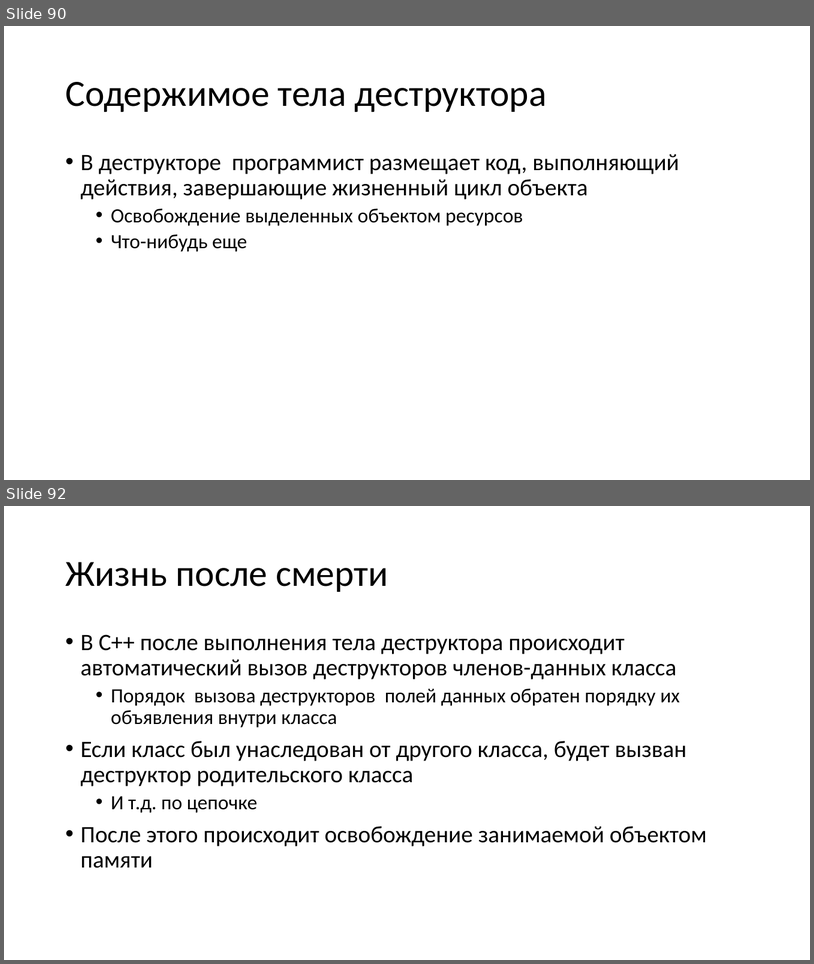
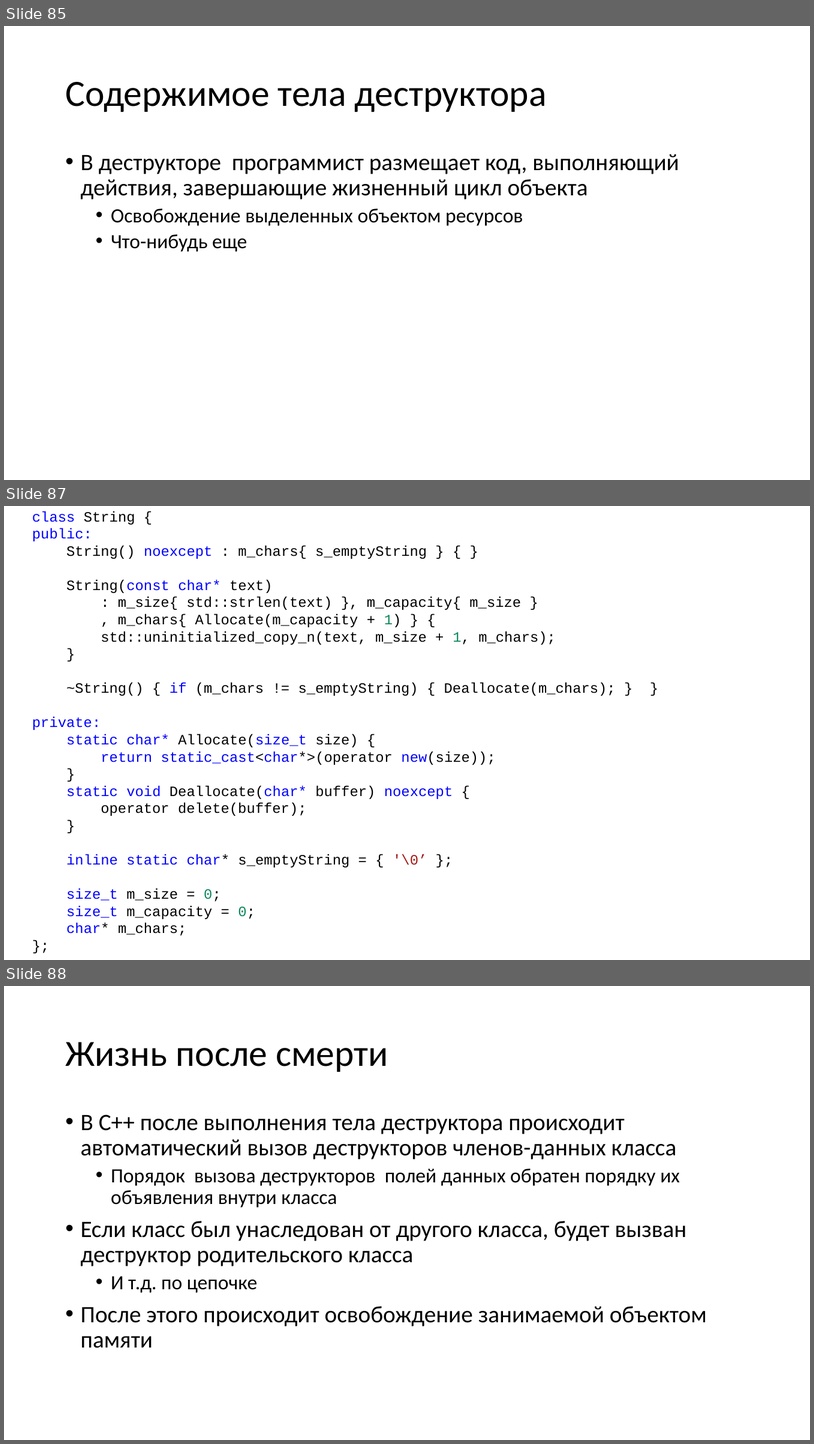
Before and after one commit to alexey-malov/oop, a slide deck: lectures/02/Основы ООП.pptx. Shown one above the other, each under a label of ours: slides 90 and 92 before the commit, slides 85, 87 and 88 after it; the slides between them are not shown. The pictures are 814x964 and 814x1444 pixels, drawn with LibreOffice and Linux fonts; fonts in the diff are those of the drawing. Boxes give left, top, right and bottom in pixels: in the first picture for what was removed or moved away, otherwise in the second. Text is boxed around its words. In the diff, an @@ line names an element or a change of style, - is before the commit and + after.

```diff
--- a/lectures/02/Основы ООП.pptx
+++ b/lectures/02/Основы ООП.pptx
@@ slide 87 added at box(4, 506, 810, 960), background #FFFFFF @@
@@ text added at box(32, 511, 616, 936), 17 pt, text #000000 @@
+class String {
+public:
+String() noexcept : m_chars{ s_emptyString } { }
+String(const char* text)
+: m_size{ std::strlen(text) }, m_capacity{ m_size }
+, m_chars{ Allocate(m_capacity + 1) } {
+std::uninitialized_copy_n(text, m_size + 1, m_chars);
+}
+~String() { if (m_chars != s_emptyString) { Deallocate(m_chars); } }
+private:
+static char* Allocate(size_t size) {
+return static_cast<char*>(operator new(size));
+}
+static void Deallocate(char* buffer) noexcept {
+operator delete(buffer);
+}
+inline static char* s_emptyString = { '\0’ };
+size_t m_size = 0;
+size_t m_capacity = 0;
+char* m_chars;
+};
@@ what was slide 90 is now slide 85 @@
@@ what was slide 92 is now slide 88 @@
```
Also in this commit, not shown: 9 slides changed, 2 other slides added, 7 slides removed, 4 other files.
